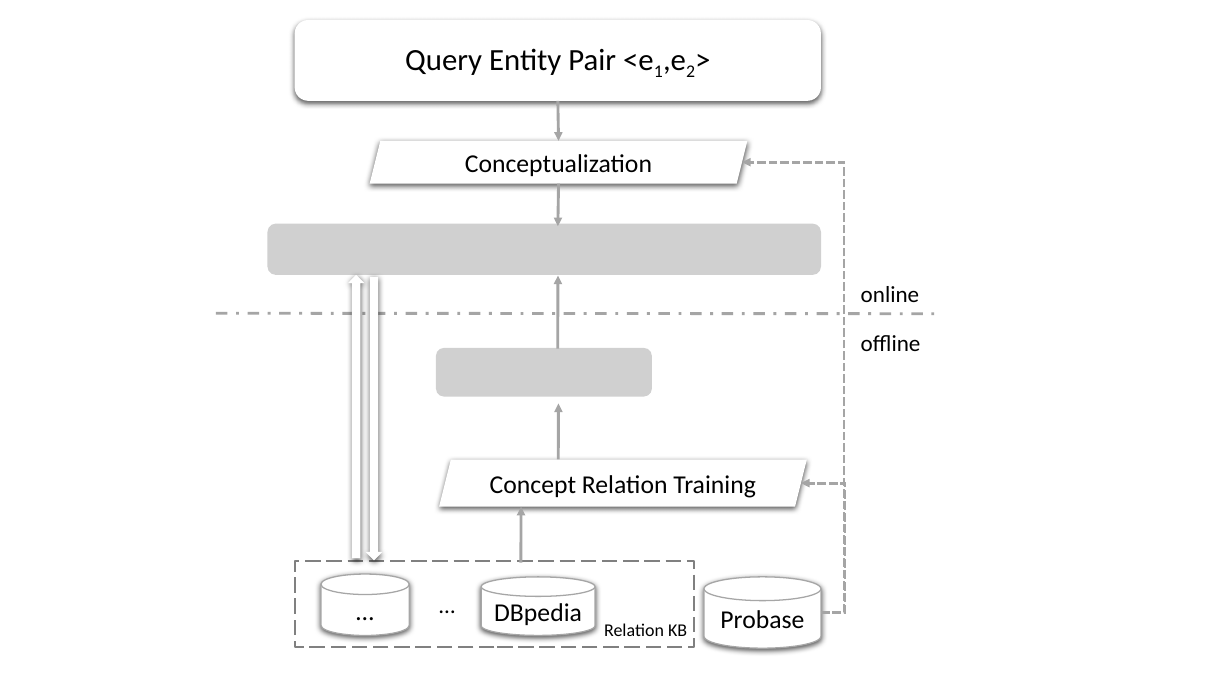
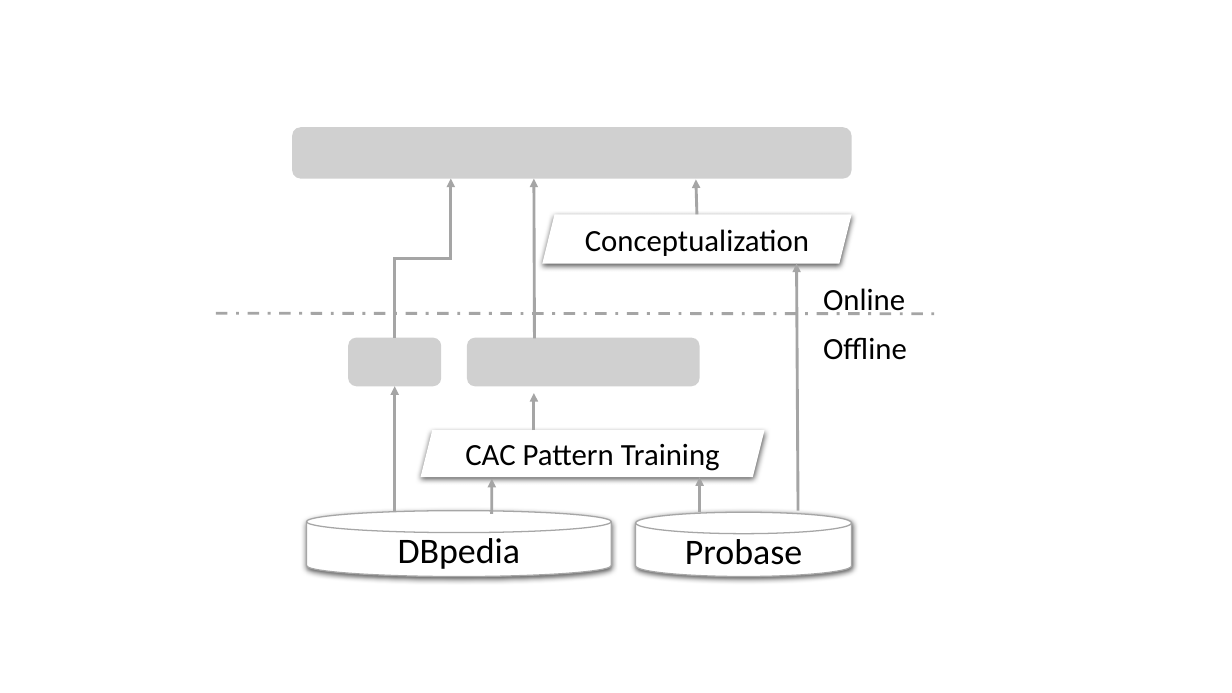
Before and after one commit to redreamality/kddexp, a slide deck: slide 2 of resources/mypaper.pptx. Drawn at 1232x693 pixels with LibreOffice and Linux fonts; fonts in the diff are those of the drawing; grey boxes stand for pictures. Boxes give left, top, right and bottom in pixels: in the first picture for what was removed or moved away, otherwise in the second. Text is boxed around its words. In the diff, an @@ line names an element or a change of style, - is before the commit and + after.

```diff
--- a/resources/mypaper.pptx
+++ b/resources/mypaper.pptx
@@ rounded rectangle removed at box(295, 20, 822, 102) @@
-Query Entity Pair <e1,e2>
@@ picture added at box(292, 128, 851, 179) @@
@@ elbow arrow added from (395, 337) to (451, 178), #A5A5A5 2.25 pt @@
@@ arrow moved from (558, 348) - (558, 275) to (534, 338) - (534, 178) @@
@@ arrow moved from (558, 184) - (558, 226) to (697, 214) - (696, 179) @@
@@ elbow arrow removed from (822, 613) to (742, 163) @@
@@ picture removed at box(267, 224, 821, 275) @@
@@ parallelogram "Conceptualization": place and size @@
-parallelogram "Conceptualization" at box(370, 140, 748, 183)
+parallelogram "Conceptualization" at box(543, 214, 852, 263)
@@ parallelogram "Conceptualization" at box(543, 214, 852, 263): size 20 to 24 pt @@
@@ arrow added from (799, 511) to (797, 263), #A5A5A5 2.25 pt @@
@@ right arrow removed at box(348, 275, 365, 559) @@
@@ right arrow removed at box(366, 277, 382, 561) @@
@@ text at box(823, 288, 905, 315): text changed; size 18 to 24 pt @@
-online
+Online
@@ picture added at box(348, 337, 442, 386) @@
@@ picture: place and size @@
-picture at box(436, 348, 653, 396)
+picture at box(467, 337, 700, 386)
@@ text at box(823, 337, 907, 360): text changed; size 18 to 24 pt @@
-offline
+Offline
@@ arrow added from (395, 512) to (395, 386), #A5A5A5 2.25 pt @@
@@ arrow moved from (558, 459) - (558, 404) to (534, 431) - (534, 393) @@
@@ parallelogram "CAC Pattern Training": place and size @@
-parallelogram "CAC Pattern Training" at box(439, 459, 807, 506)
+parallelogram "CAC Pattern Training" at box(421, 431, 764, 478)
@@ text in parallelogram at box(465, 444, 720, 471): text changed; size 20 to 24 pt @@
-Concept Relation Training
+CAC Pattern Training
@@ arrow moved from (521, 563) - (521, 506) to (492, 514) - (492, 479) @@
@@ arrow moved from (558, 101) - (558, 140) to (700, 512) - (700, 477) @@
@@ elbow arrow removed from (822, 613) to (801, 483) @@
@@ cylinder "DBpedia" at box(307, 511, 612, 577): size 20 to 28 pt @@
@@ cylinder "DBpedia": place and size @@
-cylinder "DBpedia" at box(482, 577, 595, 635)
+cylinder "DBpedia" at box(307, 511, 612, 577)
@@ cylinder "Probase": place and size @@
-cylinder "Probase" at box(704, 577, 822, 648)
+cylinder "Probase" at box(636, 512, 852, 577)
@@ cylinder "Probase" at box(636, 512, 852, 577): size 20 to 28 pt @@
@@ rectangle removed at box(295, 561, 695, 648) @@
@@ cylinder removed at box(321, 574, 409, 635) @@
-…
@@ text removed at box(430, 586, 464, 623) @@
-…
@@ text removed at box(604, 623, 687, 636) @@
-Relation KB
```
Also in this commit, not shown: 2 other files.
